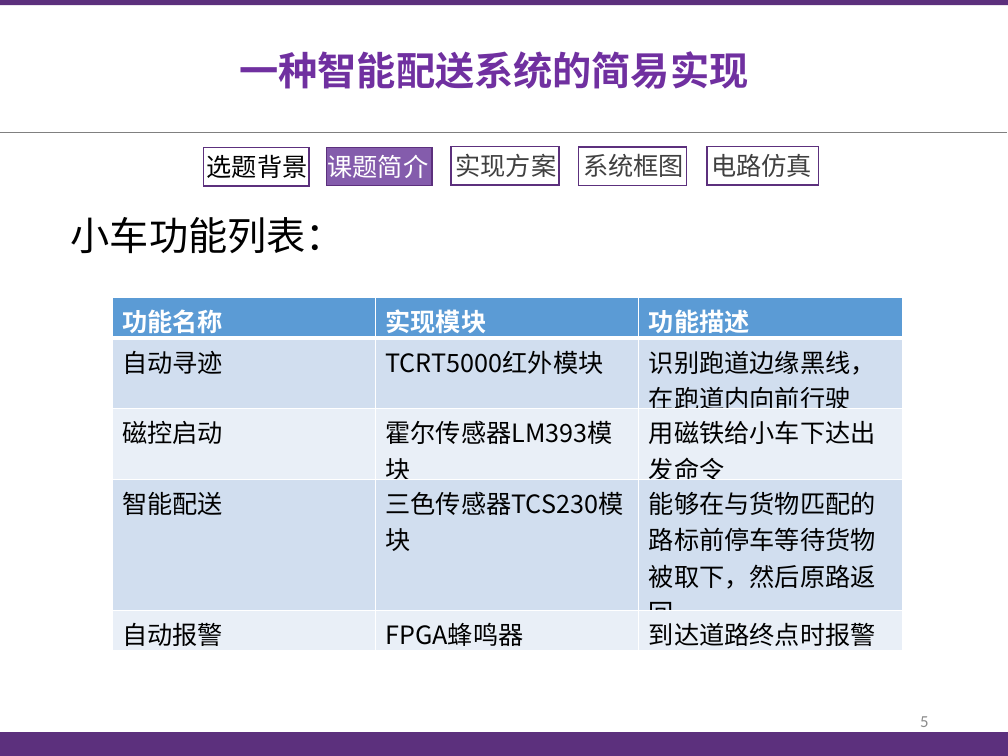
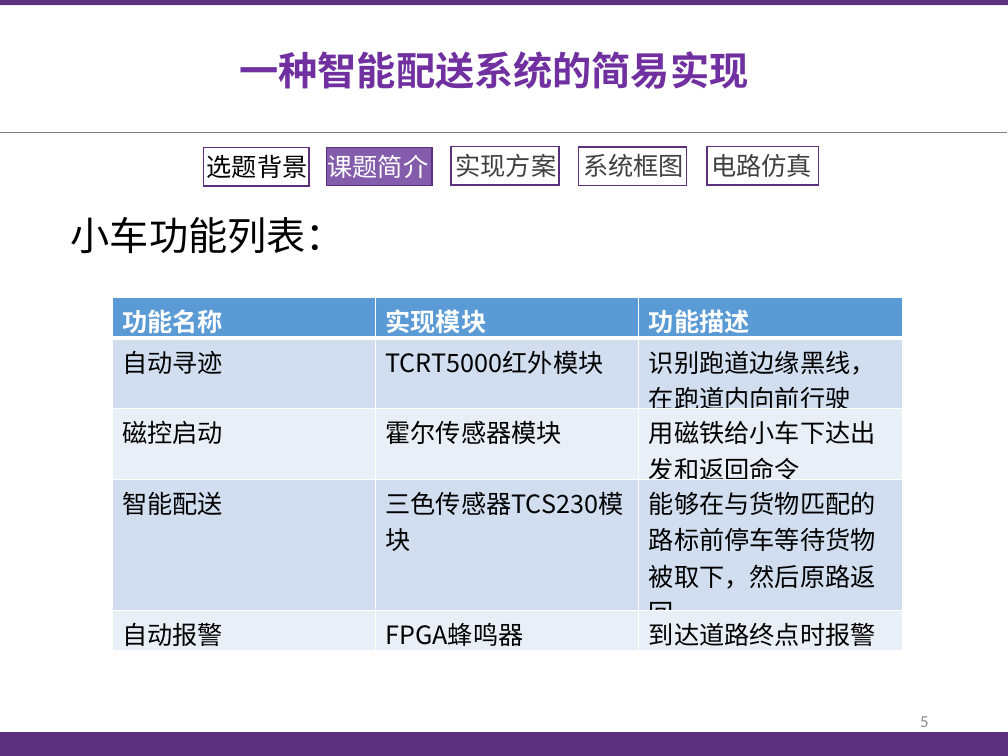
Before and after one commit to jameswhqi/summer-electronics, a slide deck: slide 5 of preparation_report/预习展示_祁文浩_康梓峰.pptx. Drawn at 1008x756 pixels with LibreOffice and Linux fonts; fonts in the diff are those of the drawing. Boxes give left, top, right and bottom in pixels: in the first picture for what was removed or moved away, otherwise in the second. Text is boxed around its words. In the diff, an @@ line names an element or a change of style, - is before the commit and + after.

```diff
--- a/preparation_report/预习展示_祁文浩_康梓峰.pptx
+++ b/preparation_report/预习展示_祁文浩_康梓峰.pptx
@@ table at (112, 297, 901, 651) @@
-row 3, column 2: 霍尔传感器LM393模块
+row 3, column 2: 霍尔传感器模块
-row 3, column 3: 用磁铁给小车下达出发命令
+row 3, column 3: 用磁铁给小车下达出发和返回命令
```
Also in this commit, not shown: 5 other slides changed.
